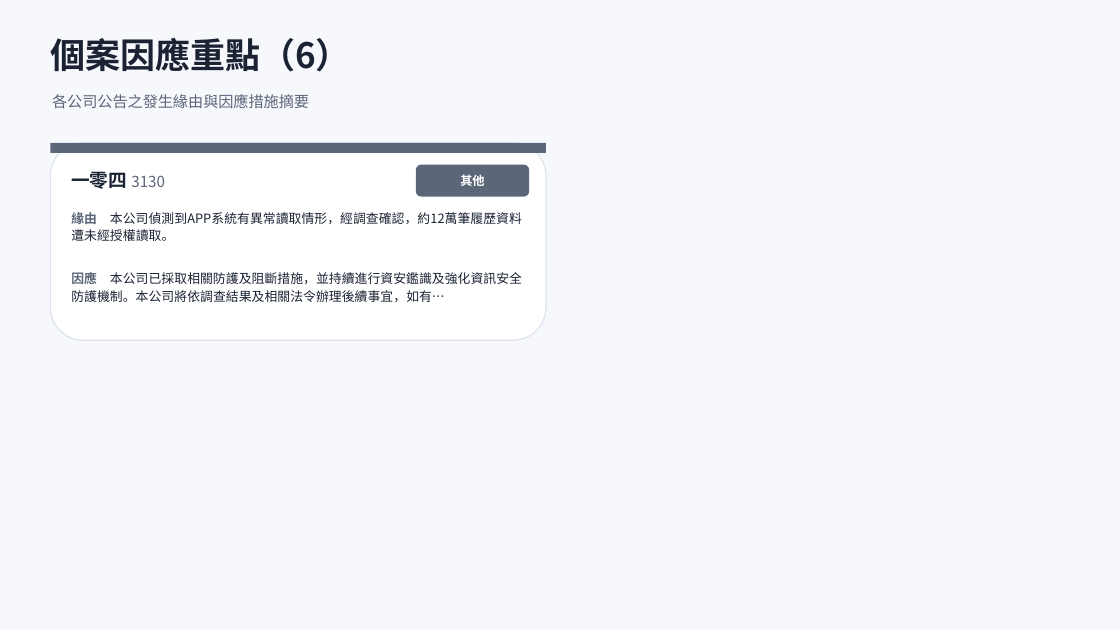
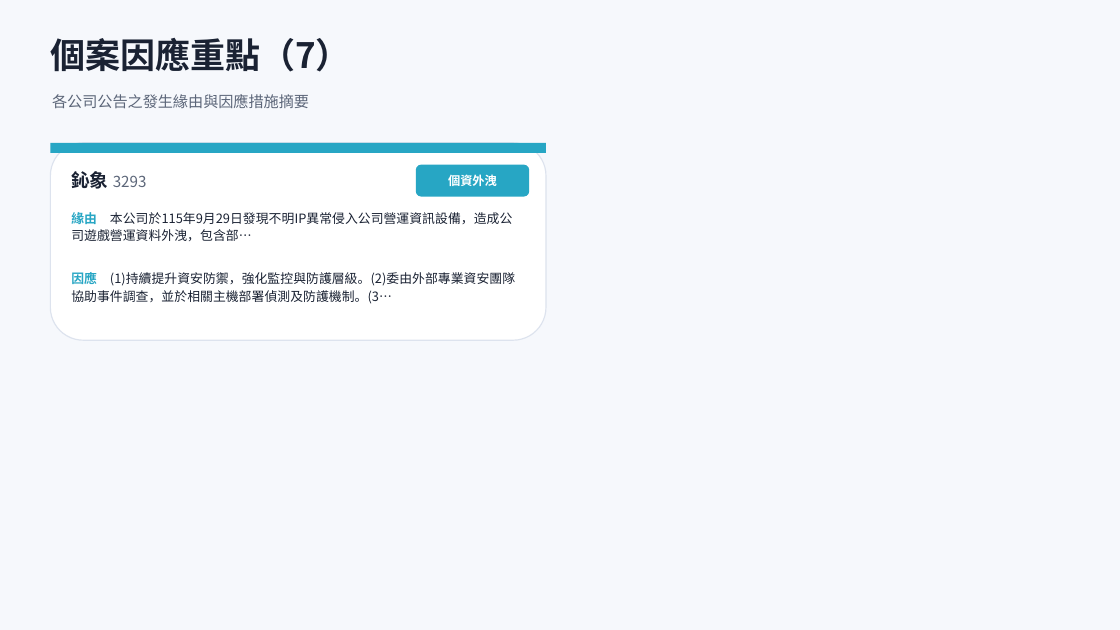
Before and after one commit to Johnnylin77/mops-isec-monitor, a slide deck: slide 12 of 資安事件因應分析.pptx (slide 11 before the commit). Drawn at 1120x630 pixels with LibreOffice and Linux fonts; fonts in the diff are those of the drawing. Boxes give left, top, right and bottom in pixels: in the first picture for what was removed or moved away, otherwise in the second. Text is boxed around its words. In the diff, an @@ line names an element or a change of style, - is before the commit and + after.

```diff
--- a/資安事件因應分析.pptx
+++ b/資安事件因應分析.pptx
@@ text at box(50, 38, 351, 72): text changed @@
-個案因應重點（6）
+個案因應重點（7）
@@ rectangle at box(50, 143, 546, 153): fill #5C6679 to #27A6C4 @@
@@ text at box(71, 171, 147, 189): text changed @@
-一零四 3130
+鈊象 3293
@@ rounded rectangle at box(416, 165, 529, 197): fill #5C6679 to #27A6C4 @@
@@ text at box(448, 174, 497, 186): text changed @@
-其他
+個資外洩
@@ text at box(71, 212, 512, 241): text changed @@
-緣由 本公司偵測到APP系統有異常讀取情形，經調查確認，約12萬筆履歷資料遭未經授權讀取。
+緣由 本公司於115年9月29日發現不明IP異常侵入公司營運資訊設備，造成公司遊戲營運資料外洩，包含部…
@@ text at box(71, 270, 515, 304): text changed @@
-因應 本公司已採取相關防護及阻斷措施，並持續進行資安鑑識及強化資訊安全防護機制。本公司將依調查結果及相關法令辦理後續事宜，如有…
+因應 (1)持續提升資安防禦，強化監控與防護層級。(2)委由外部專業資安團隊協助事件調查，並於相關主機部署偵測及防護機制。(3…
```
Also in this commit, not shown: 9 other slides changed, 1 slide added, 2 other files.
